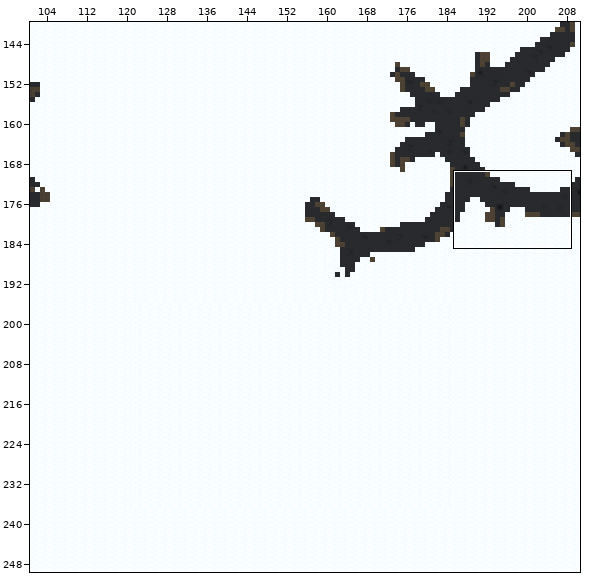
Two states of a Tiled map, data/world/winter_island/map.tmx. Above: a wide view before the commit, with the close-up outlined.
Close-up. Before:
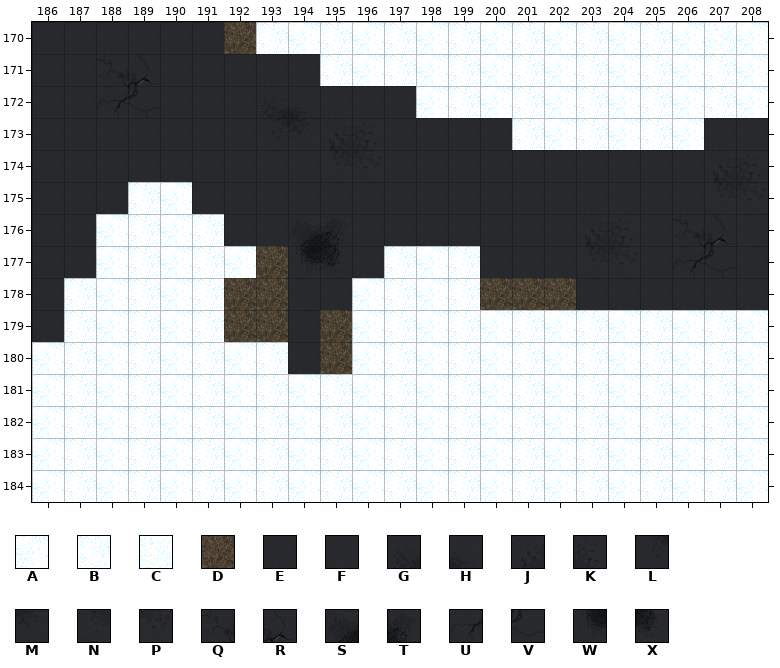
Cells are 32x32 px. Shown: x 186..208, y 170..184.
Key: from "Ground_as_tiles": A 190, B 191, C 235, D 416, E 461, F 1071, G 1208, H 1209, J 1210, K 1211, L 1253, M 1254, N 1255, P 1256, Q 1298, R 1299, S 1300, T 1301, U 1343, V 1344, W 1345, X 1346.
_ is an empty cell.
Layer "ground" before, first column x 186:
170 EEEEEEDBABABABABABABACA
171 EEQREEEEEBABABABABABABA
172 EEUVEEEGHEEEABABABABABA
173 EEEEEEELMJKEEEEBABABAEE
174 EEEEEEEEENPEEEEEEEEEEJK
175 EEEBAEEEEEEEEEEEEEFEENP
176 EEABABEESTEEEEEEEJKEQRF
177 EEABABADWXEBABEEENPEUVE
178 EBABABDDFEABABDDDEEEEEE
179 EBABABDDEDABABABABABABA
180 ABABABABEDABABABABABABA
181 ABABABABABABABABABABABA
182 ABABABABABABABABABABABA
183 ABABABABABABABABABABABA
184 ABABABABABABABABABABABA
The result:
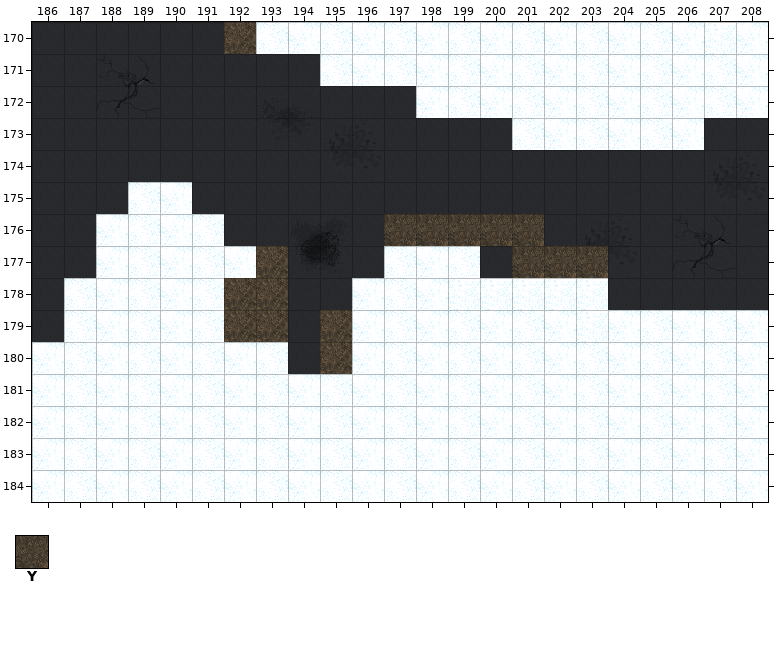
Further tiles: from "Ground_as_tiles": Y 415.
The author wrote: added parks between houses
From old to new:
Changed rows in their new state; . is an unchanged cell.
Layer "ground":
first column x 197:
176 YYYYY..
177 ....YYY
178 ..CCCCC
179 ......C
